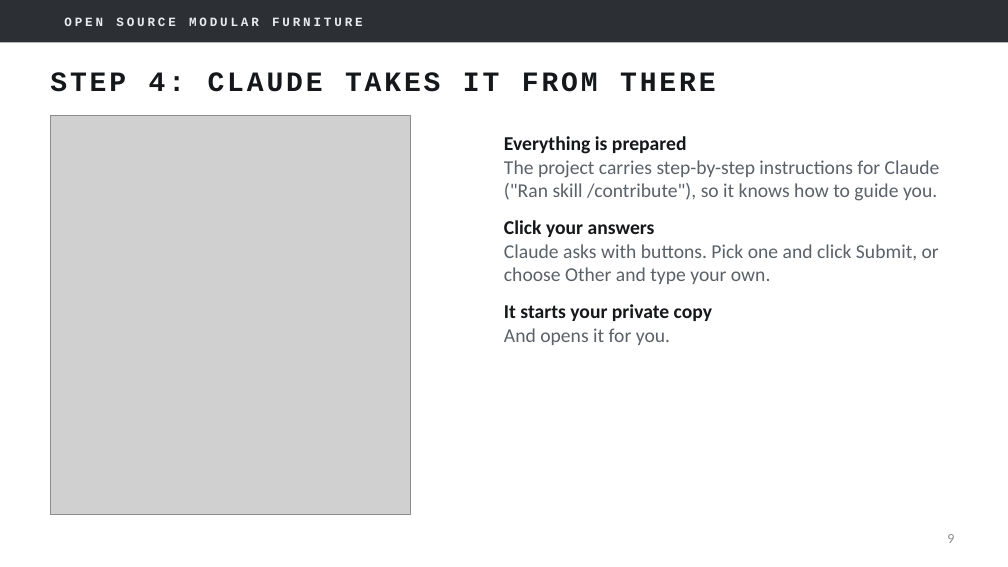
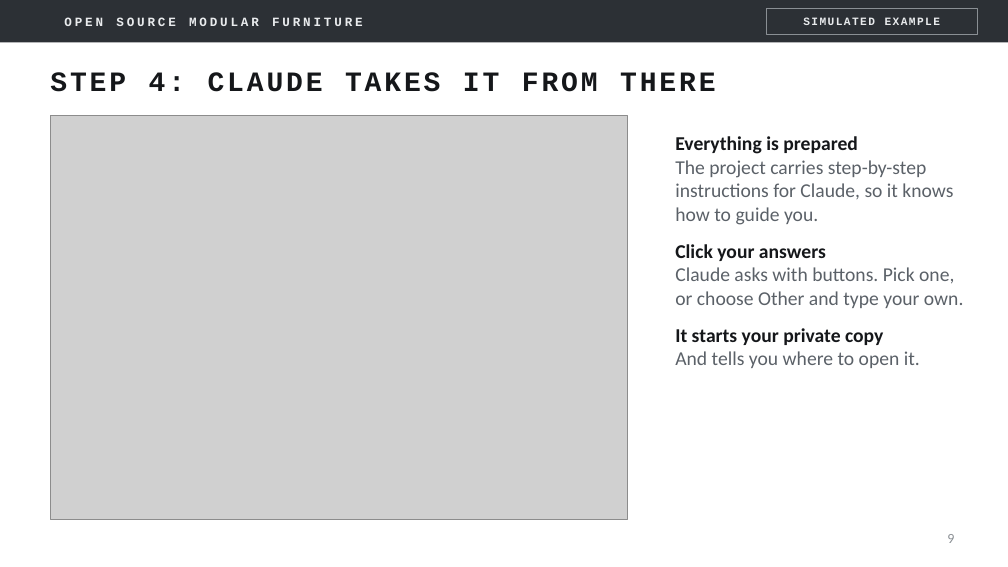
Before and after one commit to mfprado/acrylic-furniture, a slide deck: slide 9 of docs/contributing-guide.pptx. Drawn at 1008x567 pixels with LibreOffice and Linux fonts; fonts in the diff are those of the drawing; grey boxes stand for pictures; background and template pictures are left out. Boxes give left, top, right and bottom in pixels: in the first picture for what was removed or moved away, otherwise in the second. Text is boxed around its words. In the diff, an @@ line names an element or a change of style, - is before the commit and + after.

```diff
--- a/docs/contributing-guide.pptx
+++ b/docs/contributing-guide.pptx
@@ rectangle added at (766, 8, 978, 34), outline #8A8F94 0.75 pt, 8 pt, text #E9EBED, bold @@
+SIMULATED EXAMPLE
@@ picture: place and size @@
-picture at (50, 116, 411, 514)
+picture at (50, 116, 628, 519)
@@ text "Everything is prepared": place and size @@
-text "Everything is prepared" at (504, 136, 940, 345)
+text "Everything is prepared" at (675, 136, 964, 368)
@@ text at (675, 160, 953, 225): text changed @@
-The project carries step-by-step instructions for Claude ("Ran skill /contribute"), so it knows how to guide you.
+The project carries step-by-step instructions for Claude, so it knows how to guide you.
@@ text at (675, 267, 964, 308): text changed @@
-Claude asks with buttons. Pick one and click Submit, or choose Other and type your own.
+Claude asks with buttons. Pick one, or choose Other and type your own.
@@ text at (675, 351, 920, 368): text changed @@
-And opens it for you.
+And tells you where to open it.
```
Also in this commit, not shown: 5 other slides changed, 4 slides removed.
